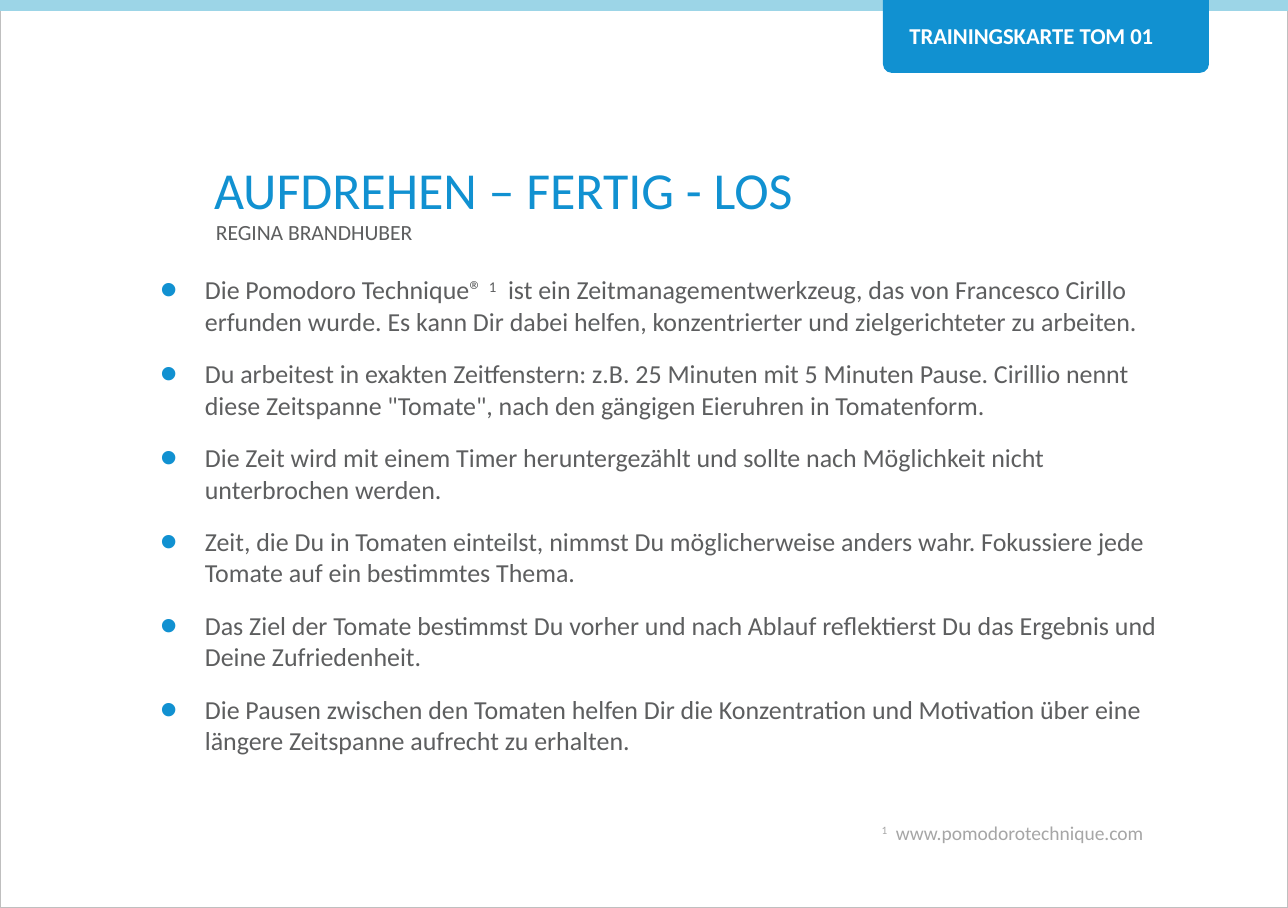
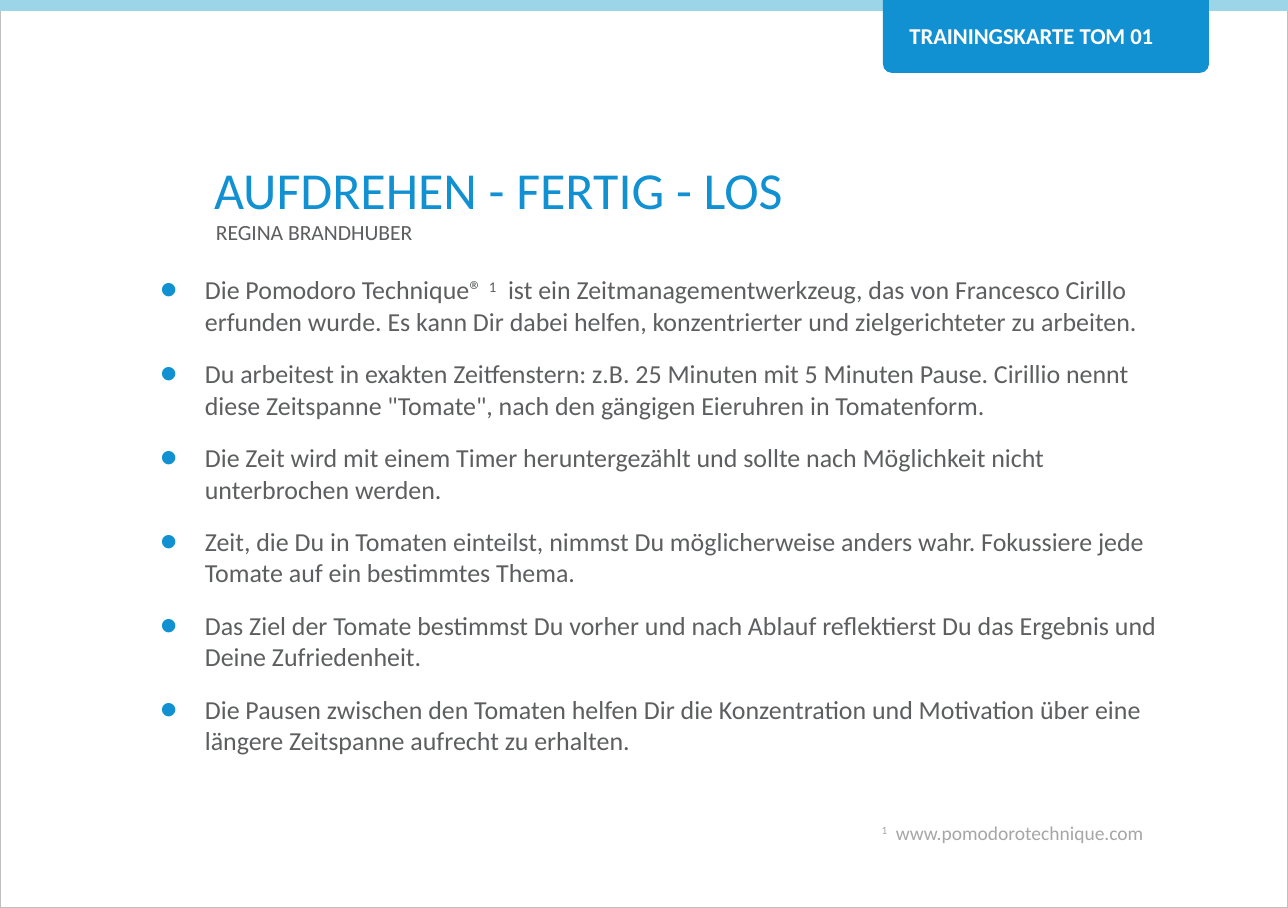
Before and after one commit to Teamtool/training-materials, a slide deck: slide 1 of training-cards/agile moves/Tomatoes (TOM)/ger/apprentice/ger_TOM_01_Aufdrehen_fertig_los_AM_Apprentice.pptx. Drawn at 1288x908 pixels with LibreOffice and Linux fonts; fonts in the diff are those of the drawing; background and template pictures are left out. Boxes give left, top, right and bottom in pixels: in the first picture for what was removed or moved away, otherwise in the second. Text is boxed around its words. In the diff, an @@ line names an element or a change of style, - is before the commit and + after.

Commit message:
tom 01 überarbeitet

```diff
--- a/training-cards/agile moves/Tomatoes (TOM)/ger/apprentice/ger_TOM_01_Aufdrehen_fertig_los_AM_Apprentice.pptx
+++ b/training-cards/agile moves/Tomatoes (TOM)/ger/apprentice/ger_TOM_01_Aufdrehen_fertig_los_AM_Apprentice.pptx
@@ title at (214, 175, 783, 210): text changed @@
-AUFDREHEN – FERTIG - LOS
+AUFDREHEN - FERTIG - LOS
```
